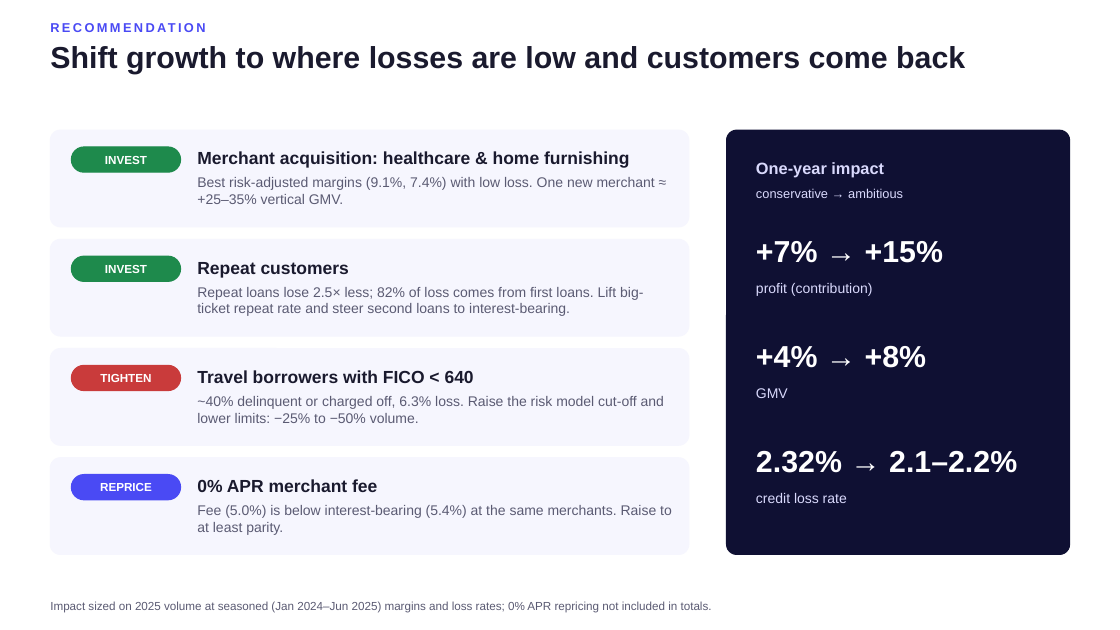
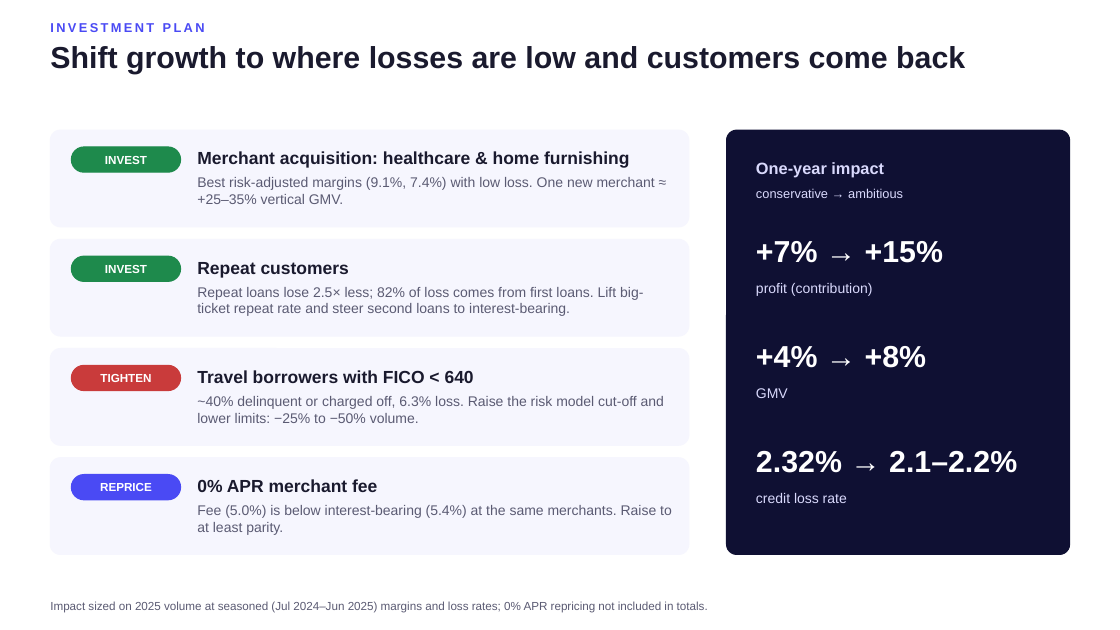
Before and after one commit to BrittanyZ919/Affirm-take-home-assignment, a slide deck: slide 5 of deck/portfolio_recommendation.pptx (slide 2 before the commit). Drawn at 1120x630 pixels with LibreOffice and Linux fonts; fonts in the diff are those of the drawing. Boxes give left, top, right and bottom in pixels: in the first picture for what was removed or moved away, otherwise in the second. Text is boxed around its words. In the diff, an @@ line names an element or a change of style, - is before the commit and + after.

```diff
--- a/deck/portfolio_recommendation.pptx
+++ b/deck/portfolio_recommendation.pptx
@@ text at [50, 23, 205, 32]: text changed @@
-RECOMMENDATION
+INVESTMENT PLAN
@@ text at [50, 601, 708, 613]: text changed @@
-Impact sized on 2025 volume at seasoned (Jan 2024–Jun 2025) margins and loss rates; 0% APR repricing not included in totals.
+Impact sized on 2025 volume at seasoned (Jul 2024–Jun 2025) margins and loss rates; 0% APR repricing not included in totals.
```
Also in this commit, not shown: 2 other slides changed, 1 other file.
